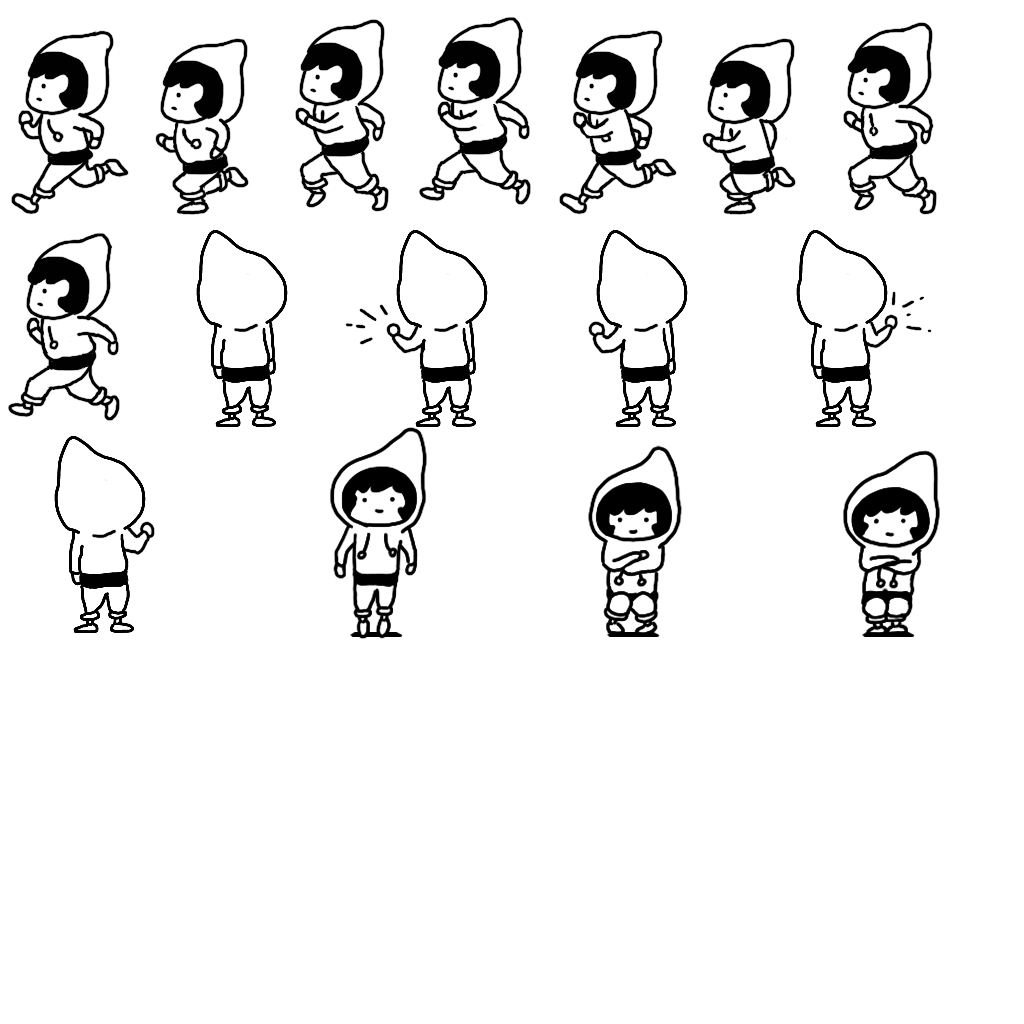
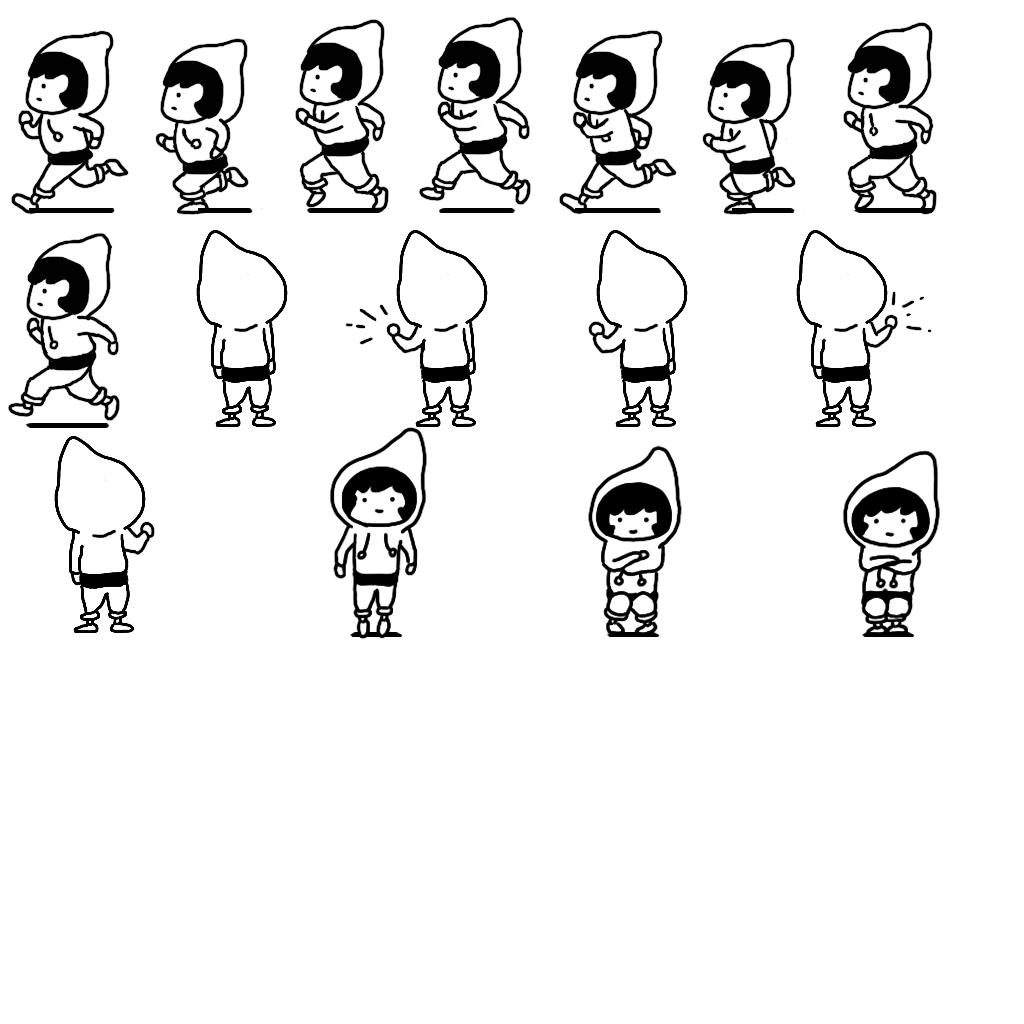
Layers edited between the first and the second 1024 × 1024 image:
added group "kage" (1st of 2) with 11 layers above "座る_現在ちょい拡大" over [25, 208, 932, 428]
added group "走り過去影" with 9 layers in group "kage" over [25, 208, 932, 428]
added layer "kage 8" in group "走り過去影" over [25, 423, 110, 428]
added layer "kage 2" (1st of 2, in "kage" › "走り過去影") in group "走り過去影" over [198, 208, 264, 213]
added layer "kage 6" in group "走り過去影" over [853, 208, 932, 213]
added layer "kage 5" in group "走り過去影" over [732, 208, 804, 213]
added layer "kage 4" in group "走り過去影" over [575, 208, 662, 213]
added layer "kage 3" in group "走り過去影" over [575, 208, 662, 213]
added layer "kage 2" (2nd of 2, in "kage" › "走り過去影") in group "走り過去影" over [431, 208, 516, 213]
added layer "kage 1" in group "走り過去影" over [306, 208, 389, 213]
added layer "kage 0" in group "走り過去影" over [29, 208, 115, 213]
